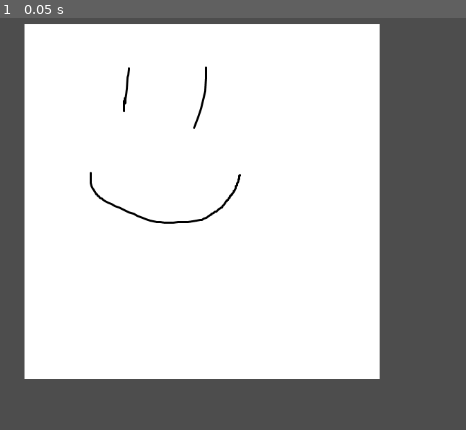
Above: before the commit, frame 1.
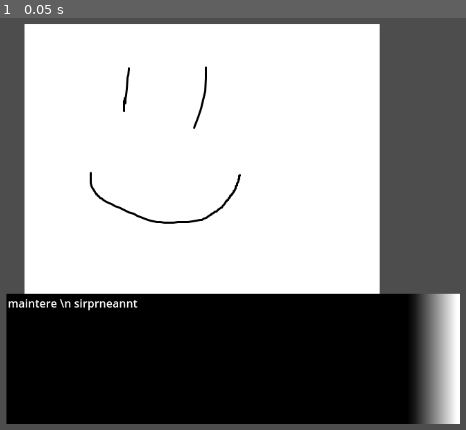
Above: after the commit, the same moment.

Repository: AlexandreAAA/Doc-Machine
Game: Godot game, scene res://Scene/main.tscn
Same seed, same stepped clock (60 frames per second), same inputs: the game is played once before the commit and once after it. Before the commit the project has no main scene; this scene is started directly in both runs.
Inputs:
- Up to frame 1 (0.05 s): no input

The runs differ from the first frame. In frame 1, 30% of the frame differs, in the area x 1-99%, y 66-99%.

Commit message:
Systeme de dialogue_ v1

Diff:
--- /dev/null
+++ b/Assets/dialogue_json.json
@@ -0,0 +1,3 @@
+{
+	"text_sup": "etrange"
+}
--- /dev/null
+++ b/Scene/control.tscn
@@ -0,0 +1,36 @@
+[gd_scene load_steps=4 format=3 uid="uid://50bjnx0hrj6d"]
+
+[ext_resource type="Script" path="res://Script/dialog_box.gd" id="1_4muap"]
+
+[sub_resource type="Gradient" id="Gradient_6dv8q"]
+offsets = PackedFloat32Array(0.896104, 1)
+
+[sub_resource type="GradientTexture2D" id="GradientTexture2D_jmo18"]
+gradient = SubResource("Gradient_6dv8q")
+
+[node name="Control" type="Control" node_paths=PackedStringArray("dialog_text")]
+layout_mode = 3
+anchors_preset = 15
+anchor_right = 1.0
+anchor_bottom = 1.0
+grow_horizontal = 2
+grow_vertical = 2
+script = ExtResource("1_4muap")
+dialog_text = NodePath("Dialog_Box/Dialog_text")
+
+[node name="Dialog_Box" type="TextureRect" parent="."]
+layout_mode = 0
+offset_left = 253.0
+offset_top = 421.0
+offset_right = 907.0
+offset_bottom = 609.0
+texture = SubResource("GradientTexture2D_jmo18")
+
+[node name="Dialog_text" type="RichTextLabel" parent="Dialog_Box"]
+layout_mode = 0
+offset_left = 2.0
+offset_top = 2.0
+offset_right = 654.0
+offset_bottom = 189.0
+
+[node name="Timer" type="Timer" parent="."]
--- a/Scene/robot.tscn
+++ b/Scene/robot.tscn
@@ -1,8 +1,9 @@
-[gd_scene load_steps=5 format=3 uid="uid://b1bu8m14gmsvv"]
+[gd_scene load_steps=6 format=3 uid="uid://b1bu8m14gmsvv"]
 
 [ext_resource type="Script" path="res://Script/robot.gd" id="1_6dm20"]
 [ext_resource type="Texture2D" uid="uid://ba6bb24qwjgnw" path="res://Assets/Visuel/smile.png" id="2_1ptbl"]
 [ext_resource type="Texture2D" uid="uid://csi42v1la28gd" path="res://Assets/Visuel/smile_talk.png" id="3_br5fp"]
+[ext_resource type="PackedScene" uid="uid://50bjnx0hrj6d" path="res://Scene/control.tscn" id="4_50f1p"]
 
 [sub_resource type="SpriteFrames" id="SpriteFrames_i0dv4"]
 animations = [{
@@ -25,3 +26,5 @@
 [node name="Visage_Robot" type="AnimatedSprite2D" parent="."]
 position = Vector2(535, 288)
 sprite_frames = SubResource("SpriteFrames_i0dv4")
+
+[node name="Control" parent="." instance=ExtResource("4_50f1p")]
--- /dev/null
+++ b/Script/dialog_box.gd
@@ -0,0 +1,27 @@
+extends Control
+
+var dialog_path := "res://Assets/dialog_box.txt"
+var dialog_dico : Dictionary
+@export var dialog_text : RichTextLabel
+
+func _ready() -> void:
+	load_file()
+	set_dialog_text("complique")
+
+func load_file():
+	if not FileAccess.file_exists(dialog_path):
+		return
+	var file_access := FileAccess.open(dialog_path, FileAccess.READ)
+	var string := file_access.get_line()
+	print(string)
+	while string != "":
+		dialog_dico[string] = file_access.get_line()
+		string = file_access.get_line()
+
+	print("\t COUBEH")
+	print(dialog_dico)
+	file_access.close()
+
+func set_dialog_text(key):
+	if dialog_dico.has(key):
+		dialog_text.text = str(dialog_dico[key]).get_slice("\t",1)
--- a/project.godot
+++ b/project.godot
@@ -11,5 +11,6 @@
 [application]
 
 config/name="Doc Machine"
+run/main_scene="res://Scene/main.tscn"
 config/features=PackedStringArray("4.3", "Forward Plus")
 config/icon="res://Assets/Visuel/icon.svg"
Not shown, added: Assets/dialog_box.txt
